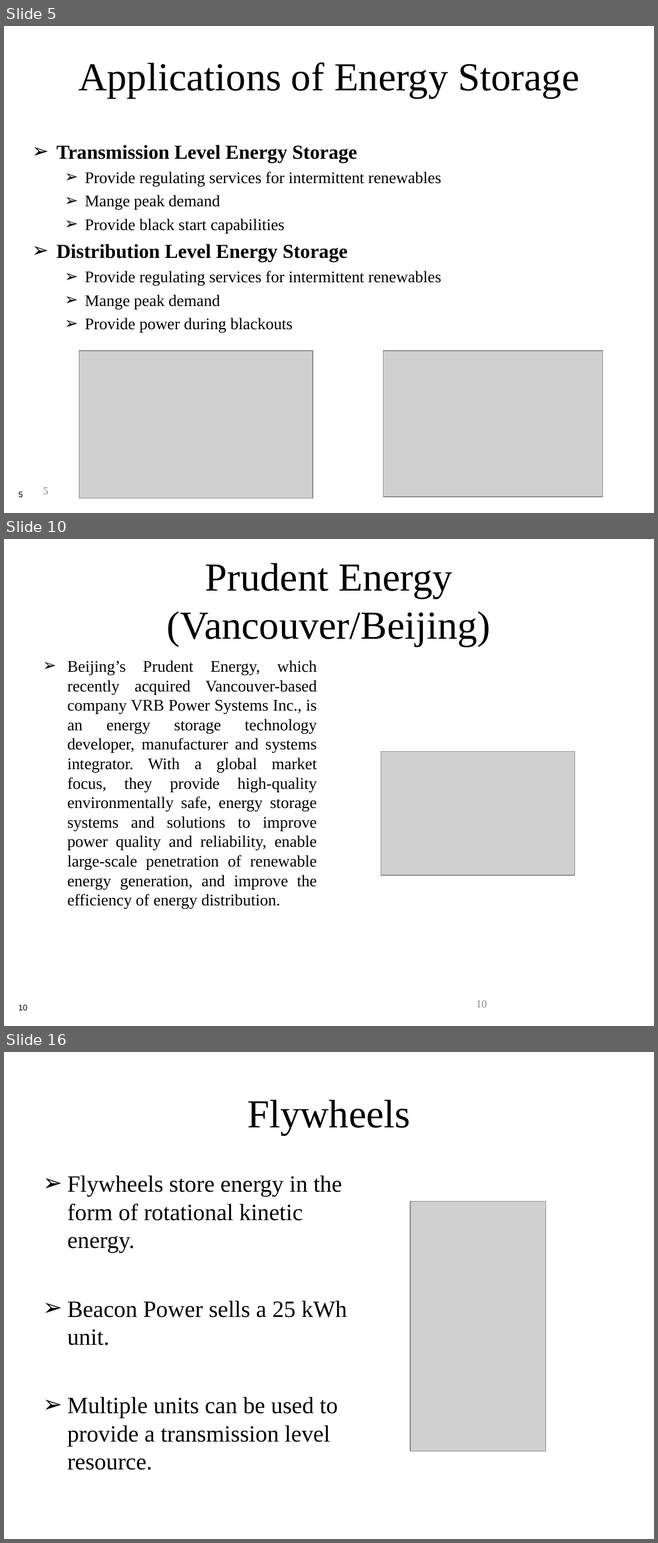
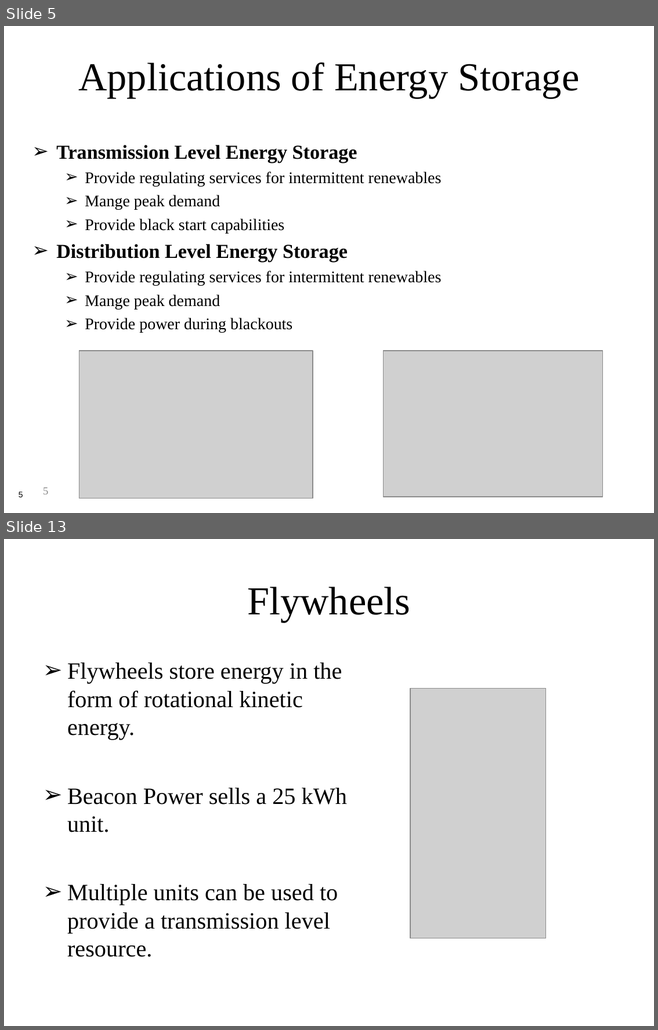
Before and after one commit to gridlab-d/course, a slide deck: Distribution_Analysis_Course/4.0 - Energy_Storage_and_PHEVs.ppt. Shown one above the other, each under a label of ours: slides 5, 10 and 16 before the commit, slides 5 and 13 after it; the slides between them are not shown. The pictures are 658x1543 and 658x1030 pixels, drawn with LibreOffice and Linux fonts; fonts in the diff are those of the drawing; grey boxes stand for pictures. Boxes give left, top, right and bottom in pixels: in the first picture for what was removed or moved away, otherwise in the second. Text is boxed around its words. In the diff, an @@ line names an element or a change of style, - is before the commit and + after.

```diff
--- a/Distribution_Analysis_Course/4.0 - Energy_Storage_and_PHEVs.ppt
+++ b/Distribution_Analysis_Course/4.0 - Energy_Storage_and_PHEVs.ppt
@@ slide 10 removed at box(4, 539, 654, 1026), background #FFFFFF @@
@@ title removed at box(166, 563, 490, 646) @@
-Prudent Energy (Vancouver/Beijing)
@@ text removed at box(67, 660, 317, 909) @@
-➢ Beijing’s Prudent Energy, which recently acquired Vancouver-based company VRB Power Systems Inc., is an energy storage technology developer, manufacturer and systems integrator. With a global market focus, they provide high-quality environmentally safe, energy storage systems and solutions to improve power quality and reliability, enable large-scale penetration of renewable energy generation, and improve the efficiency of energy distribution.
@@ picture removed at box(381, 751, 574, 875) @@
@@ page number removed at box(18, 1005, 28, 1011) @@
-10
@@ page number removed at box(476, 1000, 487, 1008) @@
-10
@@ what was slide 16 is now slide 13 @@
```
Also in this commit, not shown: 8 slides changed, 3 slides added, 2 other slides removed.
